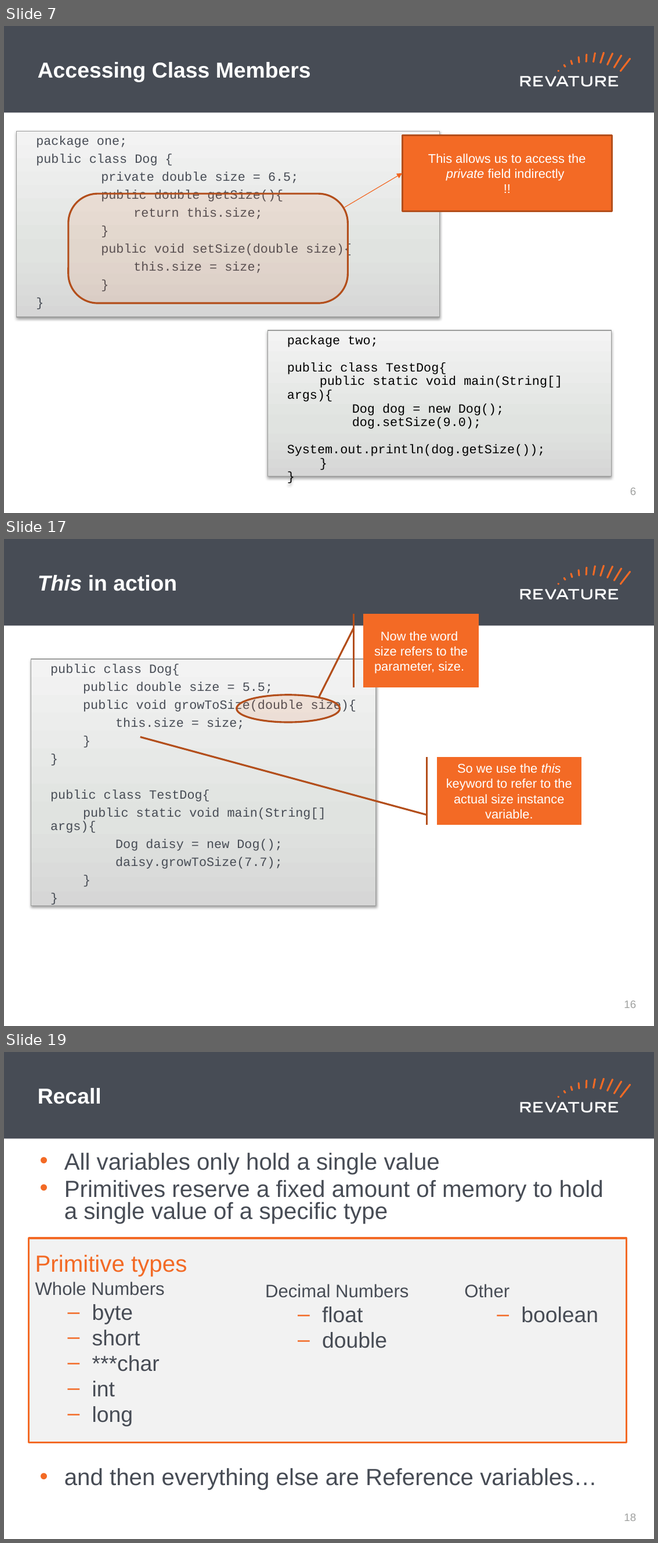
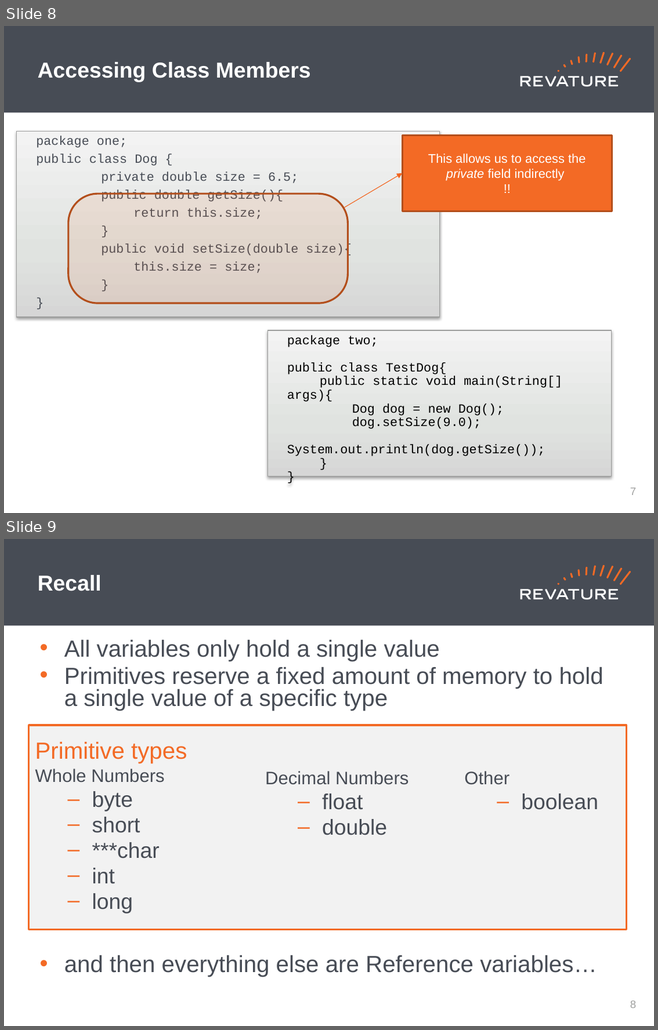
Before and after one commit to jhigherevature/8302021_RAP, a slide deck: powerpoints/Day_7.pptx. Shown one above the other, each under a label of ours: slides 7, 17 and 19 before the commit, slides 8 and 9 after it; the slides between them are not shown. The pictures are 658x1543 and 658x1030 pixels, drawn with LibreOffice and Linux fonts; fonts in the diff are those of the drawing. Boxes give left, top, right and bottom in pixels: in the first picture for what was removed or moved away, otherwise in the second. Text is boxed around its words. In the diff, an @@ line names an element or a change of style, - is before the commit and + after.

```diff
--- a/powerpoints/Day_7.pptx
+++ b/powerpoints/Day_7.pptx
@@ slide 17 removed at (x1=4, y1=539, x2=654, y2=1026), background #FFFFFF; not listed: 19 template elements that a slide beside it also shows @@
@@ title removed at (x1=38, y1=575, x2=177, y2=591) @@
-This in action
@@ accent callout removed at (x1=363, y1=614, x2=479, y2=687) @@
-Now the word size refers to the parameter, size.
@@ rectangle removed at (x1=31, y1=659, x2=376, y2=906) @@
-  public class Dog{
-  public double size = 5.5;
-  public void growToSize(double size){
-  this.size = size;
-  }
-  }
-  public class TestDog{
-  public static void main(String[] args){
-  Dog daisy = new Dog();
-  daisy.growToSize(7.7);
-  }
-  }
@@ ellipse removed at (x1=237, y1=695, x2=340, y2=722) @@
@@ accent callout removed at (x1=437, y1=757, x2=581, y2=825) @@
-So we use the this keyword to refer to the actual size instance variable.
@@ page number removed at (x1=623, y1=1001, x2=636, y2=1008) @@
-16
@@ what was slide 7 is now slide 8 @@
@@ page number at (x1=630, y1=488, x2=636, y2=495): text changed @@
-6
+7
@@ what was slide 19 is now slide 9 @@
@@ page number at (x1=630, y1=1001, x2=636, y2=1008): text changed @@
-18
+8
```
Also in this commit, not shown: 2 slides changed, 1 slide added, 10 other slides removed.
